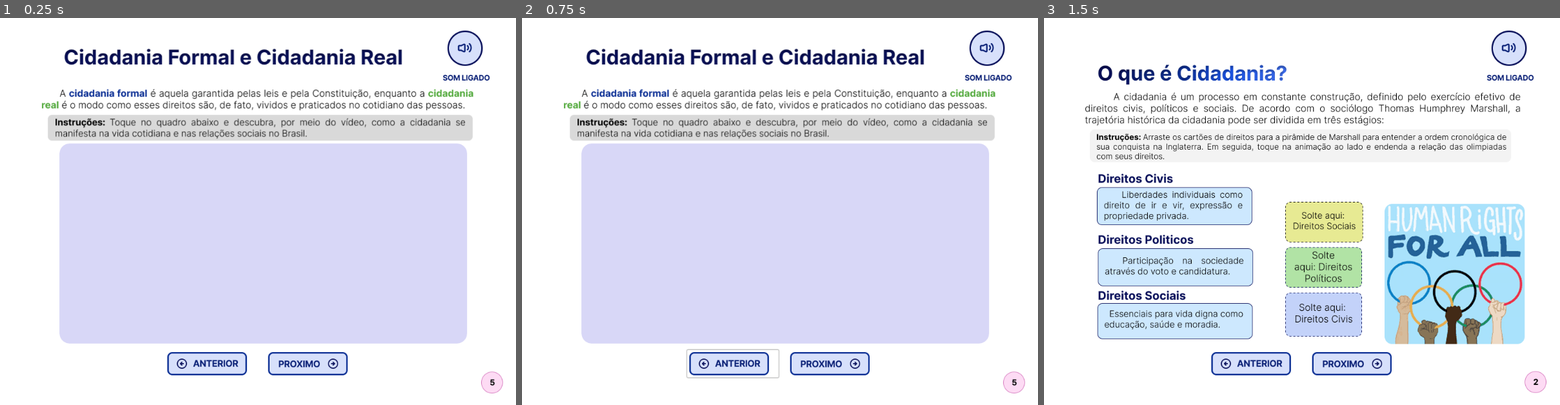
Above: before the commit, frames 1-3 (left to right).
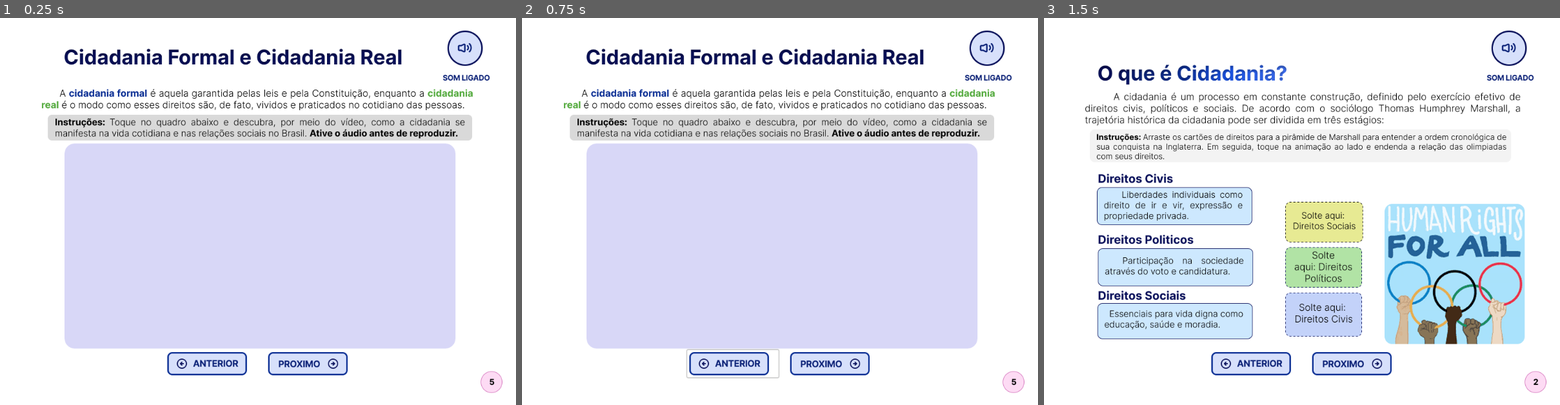
Above: after the commit, the same moments.

Repository: beatrizldsantos/ebook-direitos-e-cidadania
Game: Godot game, scene res://scenes/frame5_cidFormal.tscn
Two runs of this game, one before a commit and one after it. Both use one fixed random seed, a clock stepped at 60 frames per second and the inputs below. This scene is started directly instead of the project's main scene. Video files are missing from this copy of the repository; at most half a second of black plays in their place.
Inputs (mouse positions are in pixels of both pictures, inside the frame that each line leads up to):
- Up to frame 1 (0.25 s): no input
- Up to frame 2 (0.75 s): click (733, 362) at 0.5 s
- Up to frame 3 (1.5 s): click (1348, 362) at 1.25 s

The runs differ from the first frame. In frame 1, 5.0% of the frame differs, in the area x 8-98%, y 8-97%; in frame 2, 5.0%; in frame 3, nothing differs.

Commit message:
feat(audio-video): impedir reprodução simultânea entre áudio da página e vídeo, adicionando controle global de estado

Diff:
--- a/scenes/frame4_dirHum.tscn
+++ b/scenes/frame4_dirHum.tscn
@@ -14,9 +14,10 @@
 offset_bottom = 40.0
 
 [node name="TextureRect" type="TextureRect" parent="Control"]
-layout_mode = 0
-offset_right = 40.0
-offset_bottom = 40.0
+layout_mode = 1
+anchors_preset = -1
+anchor_right = 25.6
+anchor_bottom = 19.2
 texture = ExtResource("1_njmjs")
 
 [node name="VBoxContainer" type="VBoxContainer" parent="."]
--- a/scenes/frame5_cidFormal.tscn
+++ b/scenes/frame5_cidFormal.tscn
@@ -4,7 +4,7 @@
 [ext_resource type="VideoStream" uid="uid://daa13553ox333" path="res://assets/Videos/Cidadania__Lei_vs-.ogv" id="2_1udua"]
 [ext_resource type="Script" uid="uid://bvfg1upqgs68l" path="res://scripts/VideoStreamPlayer.gd" id="3_2qbju"]
 [ext_resource type="Texture2D" uid="uid://cdfopk5gj6w6n" path="res://assets/button/ant_capa.png" id="4_2qbju"]
-[ext_resource type="Script" uid="uid://d26rndu622wp5" path="res://scripts/buttons.gd" id="5_qde3l"]
+[ext_resource type="Script" uid="uid://d26rndu622wp5" path="res://scripts/Buttons.gd" id="5_qde3l"]
 [ext_resource type="Texture2D" uid="uid://c44a0li12xthv" path="res://assets/button/prox.png" id="6_wif45"]
 
 [sub_resource type="StyleBoxFlat" id="StyleBoxFlat_iiyad"]
@@ -28,7 +28,8 @@
 anchors_preset = -1
 anchor_right = 25.625002
 anchor_bottom = 19.225
-offset_right = -0.00012207031
+offset_right = -1.0001221
+offset_bottom = -1.0
 texture = ExtResource("1_iiyad")
 
 [node name="Panel" type="Panel" parent="Control"]
@@ -39,19 +40,22 @@
 anchor_top = 6.2250004
 anchor_right = 23.175001
 anchor_bottom = 16.2
+offset_left = 10.0
 offset_top = -1.5258789e-05
-offset_right = -6.1035156e-05
-offset_bottom = -2.0
+offset_right = -23.000061
+offset_bottom = 8.0
 theme_override_styles/panel = SubResource("StyleBoxFlat_iiyad")
 
 [node name="VideoStreamPlayer" type="VideoStreamPlayer" parent="Control/Panel"]
 layout_mode = 1
 anchors_preset = -1
+anchor_left = -0.007
+anchor_top = -0.003
 anchor_right = 1.0
 anchor_bottom = 1.005
-offset_left = -1.9999847
-offset_top = -1.0
-offset_right = 2.0
+offset_left = 7.663
+offset_top = 0.19099998
+offset_right = -2.0
 stream = ExtResource("2_1udua")
 expand = true
 script = ExtResource("3_2qbju")
--- a/scripts/AudioManager.gd
+++ b/scripts/AudioManager.gd
@@ -5,6 +5,9 @@
 
 var is_enabled: bool = true
 var current_page_index: int = 0
+
+# controla se o vídeo da página atual está rodando
+var video_playing: bool = false
 
 var _player: AudioStreamPlayer
 
@@ -27,6 +30,7 @@
 	_player.process_mode = Node.PROCESS_MODE_ALWAYS
 	_apply_enabled_state()
 
+
 func set_enabled(value: bool) -> void:
 	if is_enabled == value:
 		return
@@ -36,8 +40,15 @@
 	emit_signal("enabled_changed", is_enabled)
 
 	if is_enabled:
-		emit_signal("audio_forced_on")  # <-- AVISA TUDO
+		emit_signal("audio_forced_on")
+
+		# Se vídeo está rodando → parar vídeo (regra 2)
+		if video_playing:
+			get_tree().call_group("video_group", "force_video_stop")
+
+		# depois que o vídeo parar, tocar áudio (regra 2)
 		play_for_page(current_page_index)
+
 	else:
 		stop()
 
@@ -45,35 +56,51 @@
 func toggle() -> void:
 	set_enabled(!is_enabled)
 
+func force_stop():
+	_player.stop()
+
 func _apply_enabled_state() -> void:
 	if not is_enabled:
 		stop()
 
+
 func play_for_page(page_index: int) -> void:
 	current_page_index = clamp(page_index, 0, _streams.size() - 1)
+
+	# Vídeo rodando = NUNCA tocar áudio da página 5
+	if video_playing:
+		return
+
 	if not is_enabled:
 		return
 
 	var stream = _streams[current_page_index]
+
 	if _player.stream != stream:
 		_player.stop()
 		_player.stream = stream
 
 	_player.play()
 
+
 func stop() -> void:
 	if _player.playing:
 		_player.stop()
 
+
 func refresh_current_page() -> void:
 	play_for_page(current_page_index)
+
 
 func pause_current() -> void:
 	if _player.playing:
 		_player.stream_paused = true
 
+
 func resume_current() -> void:
 	if not is_enabled:
 		return
+	if video_playing:
+		return
 	if _player.stream:
 		_player.stream_paused = false
--- a/scripts/VideoStreamPlayer.gd
+++ b/scripts/VideoStreamPlayer.gd
@@ -1,49 +1,91 @@
 extends VideoStreamPlayer
 
 @onready var video_stream_player: VideoStreamPlayer = $"."
+@onready var panel := get_tree().get_current_scene().get_node("Control/Panel")
+
 var touch_start_pos: Vector2
 
 func _ready():
+	add_to_group("video_group")
 	video_stream_player.stop()
 	AudioManager.audio_forced_on.connect(_on_audio_forced_on)
+	AudioManager.enabled_changed.connect(_on_audio_toggled)
+
 
 func _input(event):
+
 	if event is InputEventScreenTouch:
+		if not panel.get_global_rect().has_point(event.position):
+			return
+
 		if event.pressed:
 			touch_start_pos = event.position
 		else:
-			var touch_end_pos = event.position
-			var delta = touch_end_pos - touch_start_pos
+			_handle_tap_or_swipe(event.position)
 
-			# TAP = play/pause
-			if delta.length() < 20:
+	elif event is InputEventMouseButton and event.button_index == MOUSE_BUTTON_LEFT:
+		if not panel.get_global_rect().has_point(event.position):
+			return
 
-				if video_stream_player.is_playing():
-					video_stream_player.paused = !video_stream_player.paused
-					AudioManager.pause_current()
+		if event.pressed:
+			touch_start_pos = event.position
+		else:
+			_handle_tap_or_swipe(event.position)
 
-				else:
-					if AudioManager.is_enabled:
-						AudioManager.pause_current()
 
-					video_stream_player.play()
+func _handle_tap_or_swipe(end_pos: Vector2) -> void:
+	var delta = end_pos - touch_start_pos
 
-			# deslizar para esquerda = stop
-			elif delta.x < -50:
-				video_stream_player.stop()
+	if delta.length() < 20:
 
-				if AudioManager.is_enabled:
-					AudioManager.resume_current()
+		if video_stream_player.is_playing():
 
-			elif delta.y < -50:
-				video_stream_player.stop()
+			video_stream_player.paused = not video_stream_player.paused
 
-				if AudioManager.is_enabled:
-					AudioManager.pause_current()
+			if video_stream_player.paused:
+				return
 
-				video_stream_player.play()
+			if not AudioManager.is_enabled:
+				video_stream_player.paused = true
+				return
+
+			AudioManager.stop()
+			return
+
+		else:
+			if not AudioManager.is_enabled:
+				return
+
+			AudioManager.stop()
+			video_stream_player.play()
+			return
+
+	elif delta.x < -50:
+		var was_playing := video_stream_player.is_playing()
+		video_stream_player.stop()
+
+		if was_playing and AudioManager.is_enabled:
+			AudioManager.play_for_page(AudioManager.current_page_index)
+
+		return
+
+	elif delta.y < -50:
+
+		if not AudioManager.is_enabled:
+			return
+
+		video_stream_player.stop()
+		AudioManager.stop()
+		video_stream_player.play()
+		return
+
 
 func _on_audio_forced_on() -> void:
-	# Se o vídeo estiver tocando, NÃO toca áudio e NÃO pausa vídeo
 	if video_stream_player.is_playing() and not video_stream_player.paused:
-		return
+		video_stream_player.stop()
+
+
+func _on_audio_toggled(value: bool) -> void:
+	if not value:
+		if video_stream_player.is_playing() or video_stream_player.paused:
+			video_stream_player.stop()
--- a/scripts/main.gd
+++ b/scripts/main.gd
@@ -1,4 +1,3 @@
-# res://autoload/Main.gd  (ou o arquivo do seu Main, que já é Autoload)
 extends Node
 
 var paginas = [
Binary file changed: assets/images/Frame 5 - Cidadania formal x Real.png
